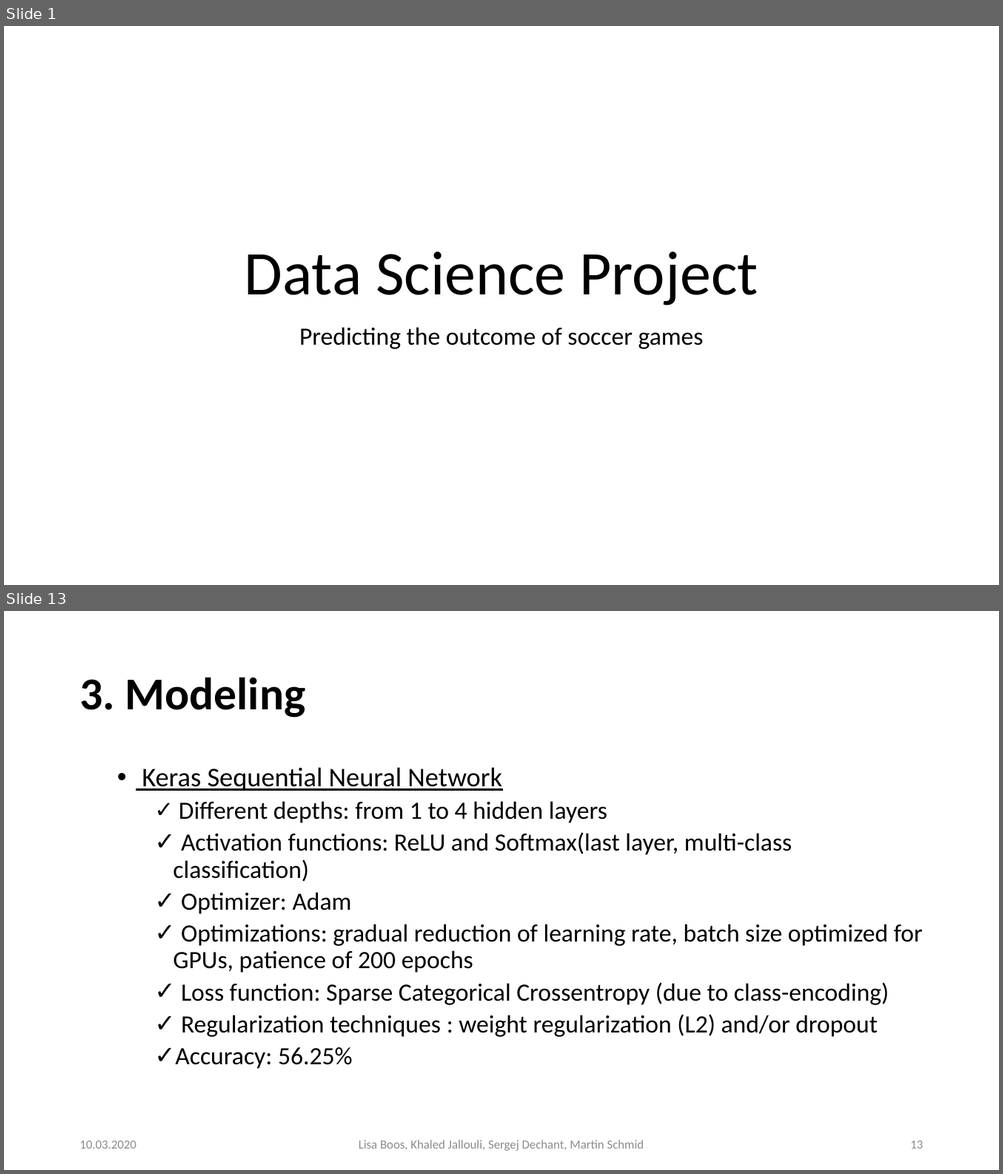
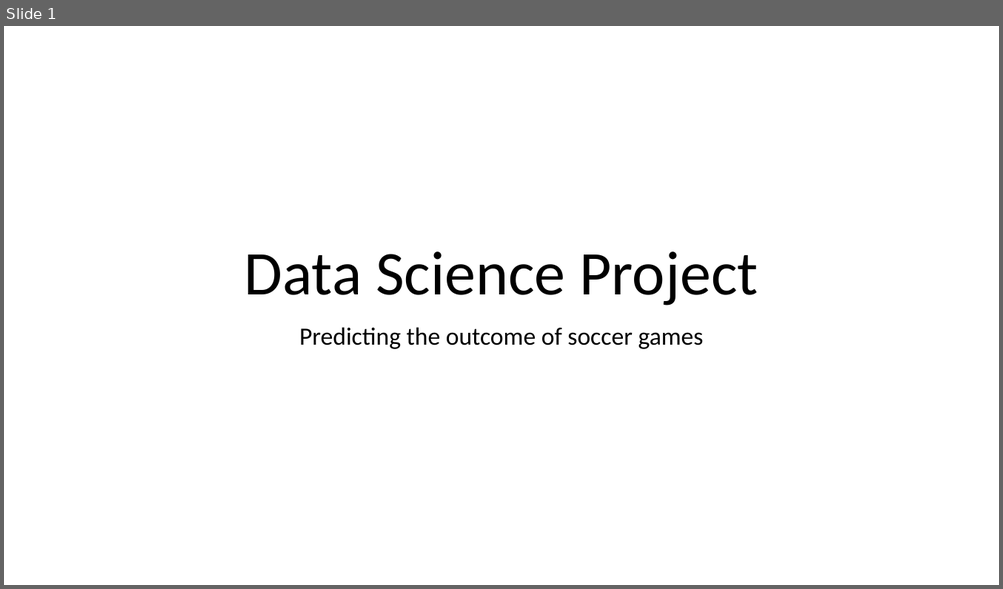
Before and after one commit to Khaledjallouli/project, a slide deck: presentationForFutureStudents/presentationFutureStudents.pptx. Shown one above the other, each under a label of ours: slides 1 and 13 before the commit, slide 1 after it; the slides between them are not shown. The pictures are 1003x1174 and 1003x589 pixels, drawn with LibreOffice and Linux fonts; fonts in the diff are those of the drawing; background and template pictures are left out. Boxes give left, top, right and bottom in pixels: in the first picture for what was removed or moved away, otherwise in the second. Text is boxed around its words. In the diff, an @@ line names an element or a change of style, - is before the commit and + after.

```diff
--- a/presentationForFutureStudents/presentationFutureStudents.pptx
+++ b/presentationForFutureStudents/presentationFutureStudents.pptx
@@ slide 13 removed at (x1=4, y1=611, x2=999, y2=1170), background #FFFFFF @@
@@ title removed at (x1=79, y1=677, x2=305, y2=718) @@
-3. Modeling
@@ text removed at (x1=142, y1=767, x2=922, y2=1069) @@
-  • Keras Sequential Neural Network
-    ✓ Different depths: from 1 to 4 hidden layers
-    ✓ Activation functions: ReLU and Softmax(last layer, multi-class classification)
-    ✓ Optimizer: Adam
-    ✓ Optimizations: gradual reduction of learning rate, batch size optimized for GPUs, patience of 200 epochs
-    ✓ Loss function: Sparse Categorical Crossentropy (due to class-encoding)
-    ✓ Regularization techniques : weight regularization (L2) and/or dropout
-    ✓ Accuracy: 56.25%
@@ text removed at (x1=79, y1=1141, x2=136, y2=1149) @@
-10.03.2020
@@ text removed at (x1=358, y1=1140, x2=644, y2=1151) @@
-Lisa Boos, Khaled Jallouli, Sergej Dechant, Martin Schmid
@@ page number removed at (x1=910, y1=1141, x2=922, y2=1149) @@
-13
```
Also in this commit, not shown: 4 slides changed, 1 slide added, 17 other slides removed.
